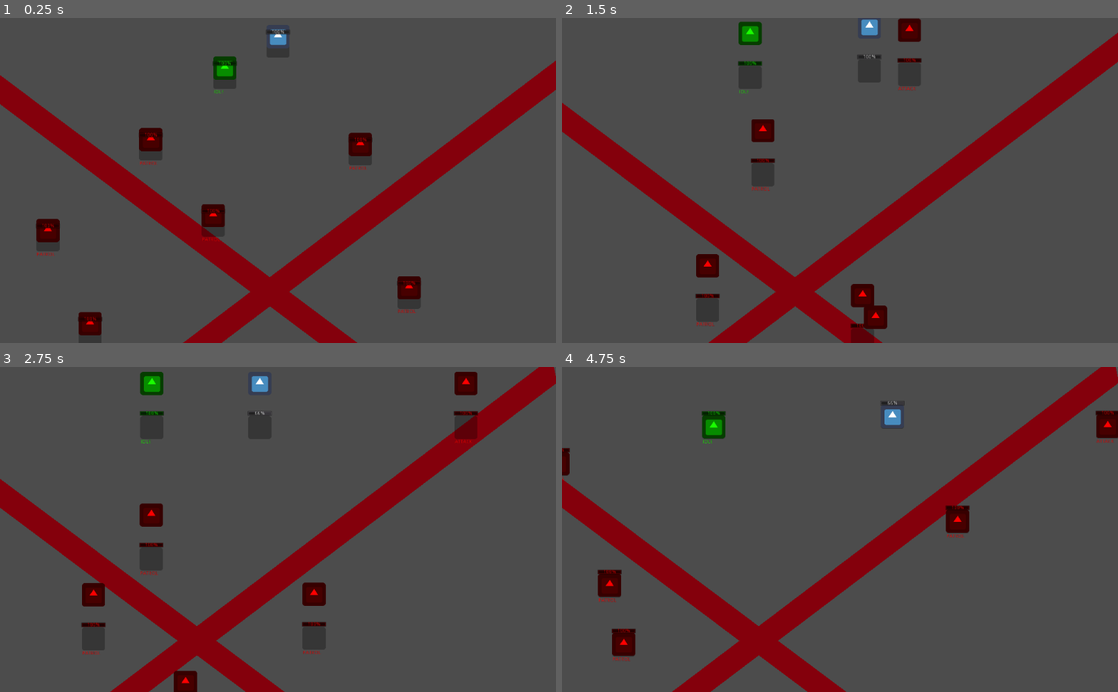
Above: before the commit, frames 1-4 (two rows, left to right).
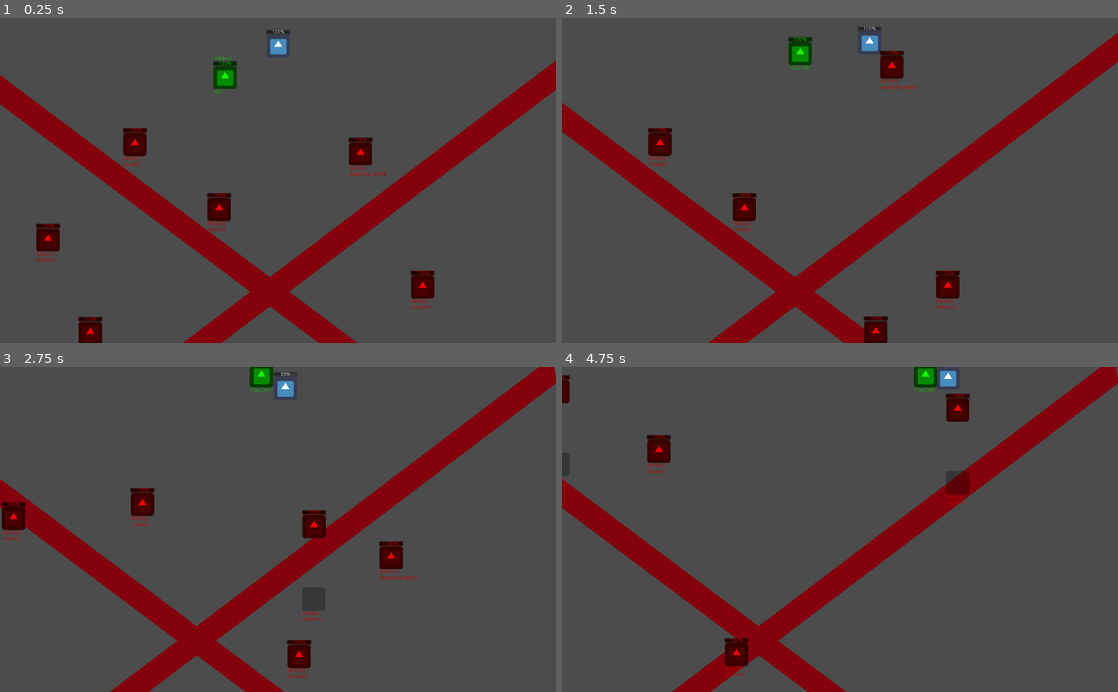
Above: after the commit, the same moments.

Repository: linkwin/NecroMansion
Game: Godot game, scene res://Maps/TestMap.tscn
The game is run twice, just before and just after one commit, with the same random seed, the same clock (stepped at 60 frames per second) and the same inputs. This scene is started directly instead of the project's main scene. The engine's default icon, where the game draws it, is replaced by a stand-in: a white triangle on a blue panel in a dark square.
Inputs:
- Up to frame 1 (0.25 s): no input
- Up to frame 2 (1.5 s): hold Space (summon) 0.53-1.28 s; hold D (move_right) from 0.53 s (still down); tap W (move_forward) at 0.77 s; tap Space (summon) at 1.35 s
- Up to frame 3 (2.75 s): tap W (move_forward) at 1.52 s; release D (move_right) at 2.03 s; hold A (move_left) from 2.03 s (still down); hold Space (summon) from 2.03 s (still down)
- Up to frame 4 (4.75 s): release A (move_left) at 2.78 s; release Space (summon) at 2.78 s; hold D (move_right) 2.78-4.28 s; tap Space (summon) at 2.85, 4.35 s; tap W (move_forward) at 3.02, 3.77, 4.52 s; hold Space (summon) 3.53-4.28 s; hold A (move_left) from 4.28 s (still down)

The runs differ from the first frame. In frame 1, 2.8% of the frame differs, in the area x 6-79%, y 3-100%; in frame 2, 4.6%; in frame 3, 4.8%, in the area x 0-100%, y 0-100%; in frame 4, 4.1%.

Commit message:
Finish jumping ai behavior, add player char sprite sheet.

Diff:
--- a/Core/AI/AIController.gd
+++ b/Core/AI/AIController.gd
@@ -1,6 +1,6 @@
 extends Node2D
 
-export var bot_behavior = Global.BOT_BEHAVIOR.RANDOM_MOVE
+var bot_behavior = randi() % Global.BOT_BEHAVIOR.keys().size()
 
 var bot_state = Global.BOT_STATE.IDLE
 
@@ -12,12 +12,15 @@
 	match bot_behavior:
 		Global.BOT_BEHAVIOR.RANDOM_MOVE:
 			curr_move_dir = Vector2(rand_range(-1.0,1.0), rand_range(-1.0,1.0)).normalized()
+		Global.BOT_BEHAVIOR.HOPPER:
+			curr_move_dir = Vector2(rand_range(-1.0,1.0), rand_range(-1.0,1.0)).normalized()
 
 	bot_state = Global.BOT_STATE.PATROL
 
 func _process(delta):
 	character_ref.add_move_input(curr_move_dir)
-	$CharacterBody/DEBUG_state.text = Global.BOT_STATE.keys()[bot_state]
+	$CharacterBody/DEBUG_state.text = Global.BOT_STATE.keys()[bot_state] + "\n" \
+		+ Global.BOT_BEHAVIOR.keys()[bot_behavior]
 
 func _on_Timer_timeout():
 	bot_state = Global.BOT_STATE.PATROL
@@ -26,7 +29,7 @@
 
 func _on_CharacterBody_on_character_collision(collider):
 	if "Player" in collider.get_parent().name:
-		collider.get_node("Health").try_damage(1)
+		collider.get_node("CollisionShape2D/Health").try_damage(1)
 		# move away from player
 		curr_move_dir = (character_ref.global_position - collider.global_position).normalized()
 		timer.wait_time = rand_range(2,4)
@@ -47,3 +50,8 @@
 
 func _on_Health_death():
 	queue_free()
+
+func _on_JumpTimer_timeout():
+	if character_ref.is_on_floor() and bot_behavior == Global.BOT_BEHAVIOR.HOPPER:
+		character_ref.wants_to_jump = true
+	$JumpTimer.wait_time = rand_range(1,5)
--- a/Core/AI/AIController.tscn
+++ b/Core/AI/AIController.tscn
@@ -10,9 +10,6 @@
 script = ExtResource( 2 )
 
 [node name="CharacterBody" parent="." instance=ExtResource( 1 )]
-
-[node name="AnimatedSprite" parent="CharacterBody" index="1"]
-modulate = Color( 1, 0, 0, 1 )
 
 [node name="OverlapSphere" type="Area2D" parent="CharacterBody"]
 
@@ -29,9 +26,13 @@
 wait_time = 2.0
 autostart = true
 
+[node name="JumpTimer" type="Timer" parent="."]
+wait_time = 2.0
+autostart = true
+
 [connection signal="on_character_collision" from="CharacterBody" to="." method="_on_CharacterBody_on_character_collision"]
-[connection signal="death" from="CharacterBody/Health" to="." method="_on_Health_death"]
 [connection signal="body_entered" from="CharacterBody/OverlapSphere" to="." method="_on_OverlapSphere_body_entered"]
 [connection signal="timeout" from="Timer" to="." method="_on_Timer_timeout"]
+[connection signal="timeout" from="JumpTimer" to="." method="_on_JumpTimer_timeout"]
 
 [editable path="CharacterBody"]
--- a/Core/Characters/Character.tscn
+++ b/Core/Characters/Character.tscn
@@ -30,5 +30,5 @@
 position = Vector2( 0.5, 0 )
 frames = SubResource( 2 )
 
-[node name="Health" parent="." instance=ExtResource( 3 )]
-position = Vector2( -34, -46 )
+[node name="Health" parent="CollisionShape2D" instance=ExtResource( 3 )]
+position = Vector2( -33.5, -46 )
--- a/Core/Characters/CharacterMovement.gd
+++ b/Core/Characters/CharacterMovement.gd
@@ -9,12 +9,13 @@
 var move_acc = 12
 var friction = 1000
 
-var jump_impulse = 120
-var jump_decel = 50
-var wants_to_jump = true
+var jump_impulse = 500
+var jump_decel = 600
+var wants_to_jump = false
 var jump_update_vel = Vector2.ZERO
 
-var grav_force = 60
+var grav_acc = 300
+var grav_update_vel = Vector2.ZERO
 
 var velocity = Vector2.ZERO
 
@@ -44,19 +45,35 @@
 	#print(velocity)
 
 	# =====JUMP======
+	#perform jump update
 	if jump_update_vel != Vector2.ZERO:
 		jump_update_vel = jump_update_vel + jump_decel * Vector2.DOWN * delta
 		var d = jump_update_vel * delta
 		$CollisionShape2D.position = $CollisionShape2D.position + d
 		print(jump_update_vel)
+	#check if at height of jump
 	if _approx_equal(_abs_vec(jump_update_vel), Vector2.ZERO, 0.001):
 		jump_update_vel = Vector2.ZERO
+	#trigger jump
 	if wants_to_jump:
 		jump_update_vel = Vector2.UP * jump_impulse
 		wants_to_jump = false
+		collision_layer = 2
+		collision_mask = 2
+
+	#character is at peak of jump
 	if jump_update_vel == Vector2.ZERO and $CollisionShape2D.position != Vector2.ZERO:
-		$CollisionShape2D.position = $CollisionShape2D.position + grav_force * Vector2.DOWN * delta
-
+		# character is back a local origin (floor)
+		if _approx_equal(_abs_vec($CollisionShape2D.position), Vector2.ZERO, 5):
+			grav_update_vel = Vector2.ZERO
+			$CollisionShape2D.position = Vector2.ZERO
+			collision_layer = 1
+			collision_mask = 1
+		#character is falling - apply gravity update
+		else:
+			grav_update_vel = grav_update_vel + grav_acc * Vector2.DOWN * delta
+			$CollisionShape2D.position = $CollisionShape2D.position + grav_update_vel * delta
+			print($CollisionShape2D.position)
 
 
 	velocity = move_and_slide(move_update_vel)
@@ -70,7 +87,8 @@
 	var diff = Vector2(a.x - b.x, a.y - b.y)
 	return diff.x <= tol and diff.y <= tol
 
-
+func is_on_floor():
+	return $CollisionShape2D.position == Vector2.ZERO
 
 func _abs_vec(v):
 	return Vector2(abs(v.x), abs(v.y))
--- a/Core/Familiar/FamiliarBot.gd
+++ b/Core/Familiar/FamiliarBot.gd
@@ -65,7 +65,7 @@
 	# collided with other bot, check for attack
 	if "Bot" in collider.get_parent().name:
 		if bot_state == Global.BOT_STATE.ATTACK:
-			collider.get_node("Health").try_damage(1)
+			collider.get_node("CollisionShape2D/Health").try_damage(1)
 			bot_state = Global.BOT_STATE.FOLLOW
 			character_ref.move_speed = character_ref.default_move_speed
 
--- a/Core/Player/PlayerController.tscn
+++ b/Core/Player/PlayerController.tscn
@@ -8,6 +8,6 @@
 
 [node name="CharacterBody" parent="." instance=ExtResource( 1 )]
 
-[connection signal="death" from="CharacterBody/Health" to="." method="_on_Health_death"]
+[connection signal="death" from="CharacterBody/CollisionShape2D/Health" to="." method="_on_Health_death"]
 
 [editable path="CharacterBody"]
--- a/Maps/Map Layout Generator.gd
+++ b/Maps/Map Layout Generator.gd
@@ -71,7 +71,7 @@
 
 # Called when the node enters the scene tree for the first time.
 func _ready():
-	init_seed = Roomdata.initial_seed
+	init_seed = Roomdata.seed_gen()
 	var room_rng = RandomNumberGenerator.new()
 	var num_rooms := 15
 	var map := []
--- a/Maps/TestMap.tscn
+++ b/Maps/TestMap.tscn
@@ -11,6 +11,8 @@
 extents = Vector2( 1016, 71.5 )
 
 [node name="MapRoot" type="Node2D"]
+
+[node name="YSort" type="YSort" parent="."]
 
 [node name="Line2D" type="Line2D" parent="."]
 position = Vector2( -985.385, -741.818 )
@@ -77,18 +79,24 @@
 
 [node name="Wall" type="StaticBody2D" parent="."]
 position = Vector2( -1115, 8 )
+collision_layer = 3
+collision_mask = 3
 
 [node name="CollisionShape2D" type="CollisionShape2D" parent="Wall"]
 shape = SubResource( 1 )
 
 [node name="Wall2" type="StaticBody2D" parent="."]
 position = Vector2( 1115, 1 )
+collision_layer = 3
+collision_mask = 3
 
 [node name="CollisionShape2D" type="CollisionShape2D" parent="Wall2"]
 shape = SubResource( 1 )
 
 [node name="Wall3" type="StaticBody2D" parent="."]
 position = Vector2( 8, 8 )
+collision_layer = 3
+collision_mask = 3
 
 [node name="CollisionShape2D" type="CollisionShape2D" parent="Wall3"]
 position = Vector2( -9, 816 )
@@ -96,6 +104,8 @@
 
 [node name="Wall4" type="StaticBody2D" parent="."]
 position = Vector2( 8, 8 )
+collision_layer = 3
+collision_mask = 3
 
 [node name="CollisionShape2D" type="CollisionShape2D" parent="Wall4"]
 position = Vector2( 1, -836 )
--- a/project.godot
+++ b/project.godot
@@ -65,6 +65,11 @@
  ]
 }
 
+[layer_names]
+
+2d_physics/layer_1="Floor"
+2d_physics/layer_2="Air"
+
 [mono]
 
 project/assembly_name="NecroMansion"
Binary file added: Sprites/RUNNOTRUNRUNBUTT.png
Not shown, added: Sprites/RUNNOTRUNRUNBUTT.png.import
